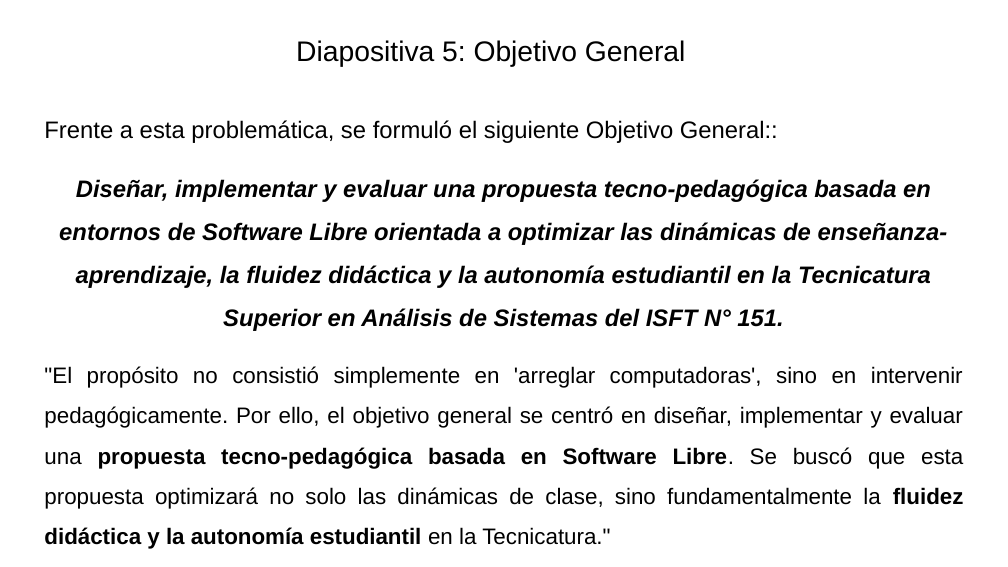
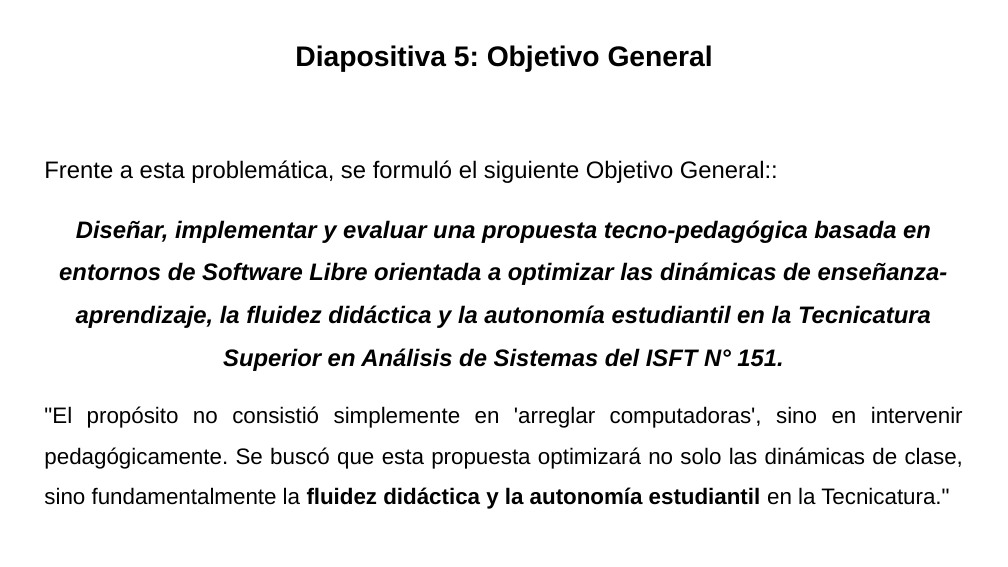
Before and after one commit to gabrielinuz/gabrielinuz.github.io, a slide deck: slide 6 of doc/GUION_DE_DEFENSA_LTE.pptx. Drawn at 1008x567 pixels with LibreOffice and Linux fonts; fonts in the diff are those of the drawing. Boxes give left, top, right and bottom in pixels: in the first picture for what was removed or moved away, otherwise in the second. Text is boxed around its words. In the diff, an @@ line names an element or a change of style, - is before the commit and + after.

```diff
--- a/doc/GUION_DE_DEFENSA_LTE.pptx
+++ b/doc/GUION_DE_DEFENSA_LTE.pptx
@@ title "Diapositiva 5: Objetivo General" at [295, 45, 713, 72]: bold on @@
@@ text at [44, 406, 963, 509]: text changed @@
-"El propósito no consistió simplemente en 'arreglar computadoras', sino en intervenir pedagógicamente. Por ello, el objetivo general se centró en diseñar, implementar y evaluar una propuesta tecno-pedagógica basada en Software Libre. Se buscó que esta propuesta optimizará no solo las dinámicas de clase, sino fundamentalmente la fluidez didáctica y la autonomía estudiantil en la Tecnicatura."
+"El propósito no consistió simplemente en 'arreglar computadoras', sino en intervenir pedagógicamente. Se buscó que esta propuesta optimizará no solo las dinámicas de clase, sino fundamentalmente la fluidez didáctica y la autonomía estudiantil en la Tecnicatura."
```
Also in this commit, not shown: 18 other slides changed, 1 other file.
